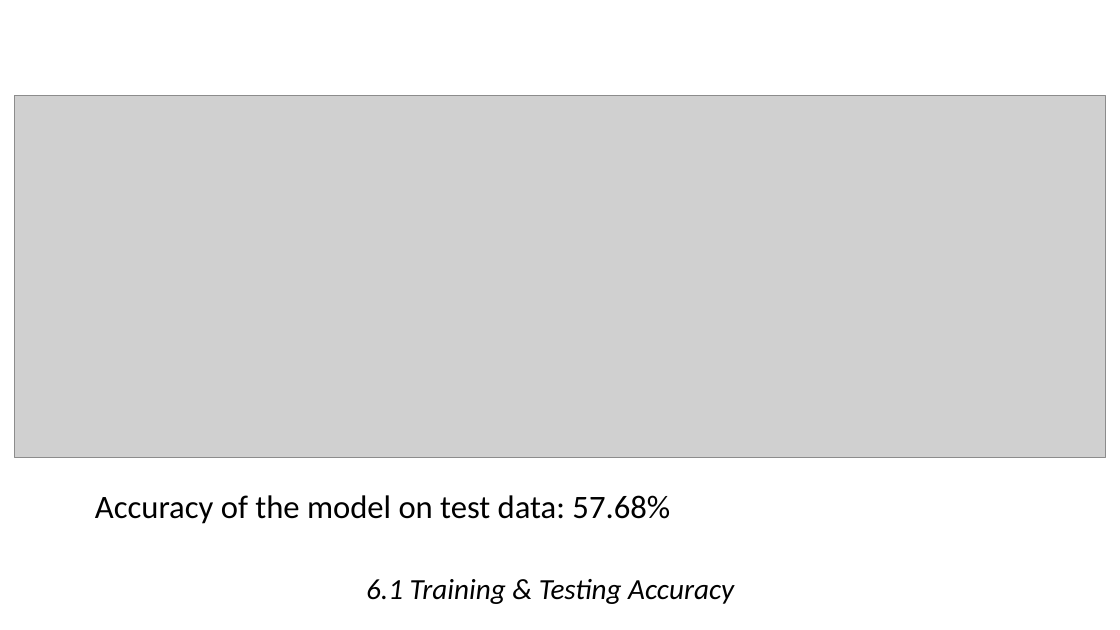
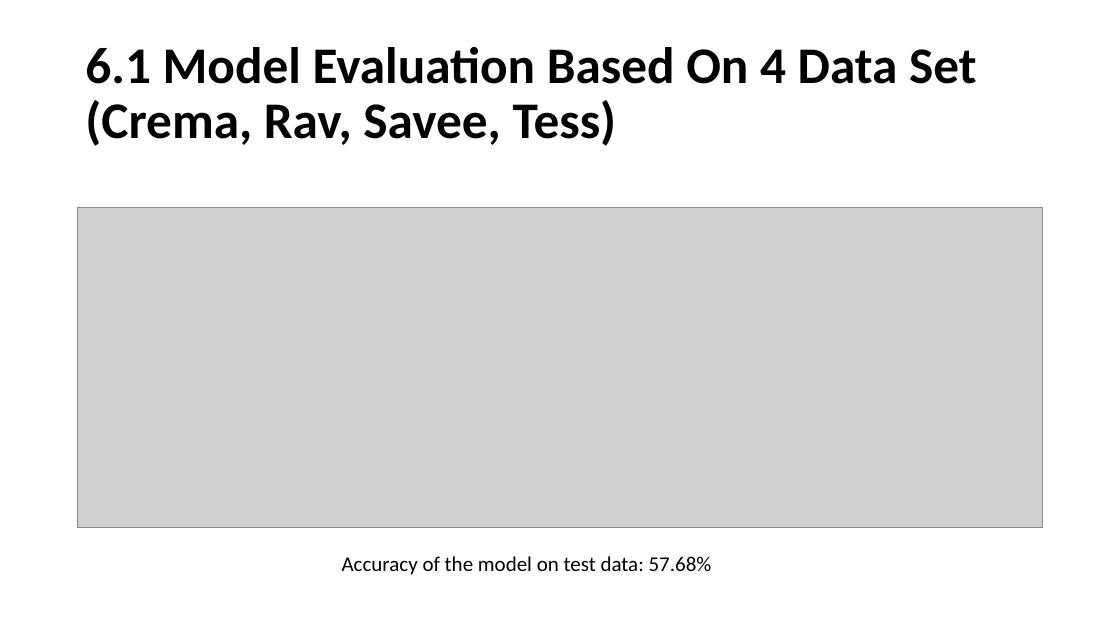
Before and after one commit to nghng/Emotion-Classification, a slide deck: slide 35 of Speech Emotion Recognition.pptx. Drawn at 1120x630 pixels with LibreOffice and Linux fonts; fonts in the diff are those of the drawing; grey boxes stand for pictures; background and template pictures are left out. Boxes give left, top, right and bottom in pixels: in the first picture for what was removed or moved away, otherwise in the second. Text is boxed around its words. In the diff, an @@ line names an element or a change of style, - is before the commit and + after.

Commit message:
update data

```diff
--- a/Speech Emotion Recognition.pptx
+++ b/Speech Emotion Recognition.pptx
@@ title added at (85, 47, 977, 146), 44 pt, text #000000, bold @@
+6.1 Model Evaluation Based On 4 Data Set
+(Crema, Rav, Savee, Tess)
@@ picture: place and size @@
-picture at (14, 96, 1105, 457)
+picture at (77, 208, 1044, 528)
@@ text "Accuracy of the model on ...": place and size @@
-text "Accuracy of the model on ..." at (95, 495, 670, 524)
+text "Accuracy of the model on ..." at (342, 556, 712, 575)
@@ text "Accuracy of the model on ..." at (342, 556, 712, 575): size 28 to 18 pt; line spacing 0.9 to 1; less space between paragraphs; vertical alignment middle to top @@
@@ text removed at (366, 579, 734, 604) @@
-6.1 Training & Testing Accuracy
```
Also in this commit, not shown: 3 other slides changed, 6 slides added, 5 other files.
